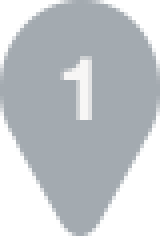
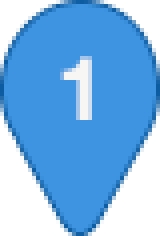
Layers edited between the first and the second (160, 236) image:
pixels changed over bbox(0, 0, 160, 236) (layer not identified)
